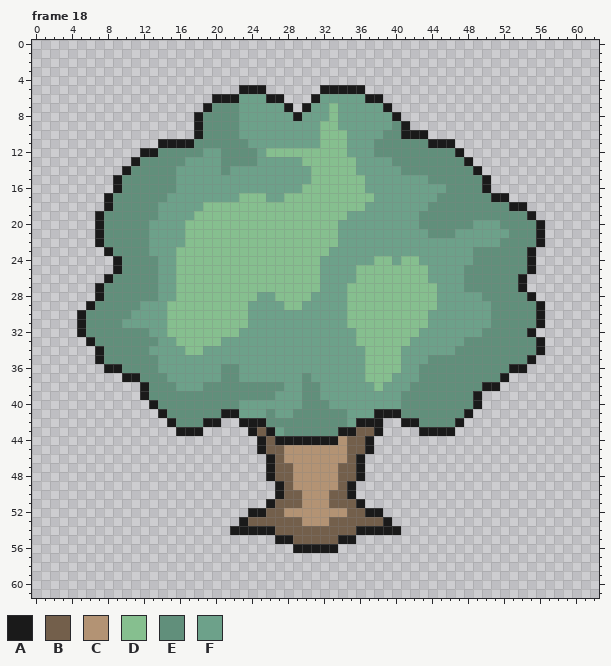
Pixel-art file: sprites/_edit/tree.aseprite. Above is the file before it was changed.
63x62 pixels, 18 frames. Shown: frame 18. The commit also changed other frames, which this record leaves out.
Visible layers, top first: "Layer 3", "Layer 1", "Layer 2".
Palette (. is transparent): A #1a1a1a  B #735f4b  C #b39374  D #86bf8f  E #618f7b  F #6da18a
Pixels before, frame 18 (only the part around the change), first column x 5:
47 .....................ABBCCCCCBBA..........................
48 .....................ABBCCCCCBBA..........................
49 ......................ABCCCCCBA...........................
50 ......................ABBCCCBBA...........................
51 .....................ABBBCCCBBBA..........................
52 ...................AABBCCCCCCCBBAA........................
53 ..................ABBBBBBCCCBBBBBBA.......................
54 .................AAAAABBBBBBBBBAAAAA......................
55 ......................AABBBBBAA...........................
56 ........................AAAAA.............................
57 ..........................................................
58 ..........................................................
59 ..........................................................
60 ..........................................................
61 ..........................................................
After the commit:
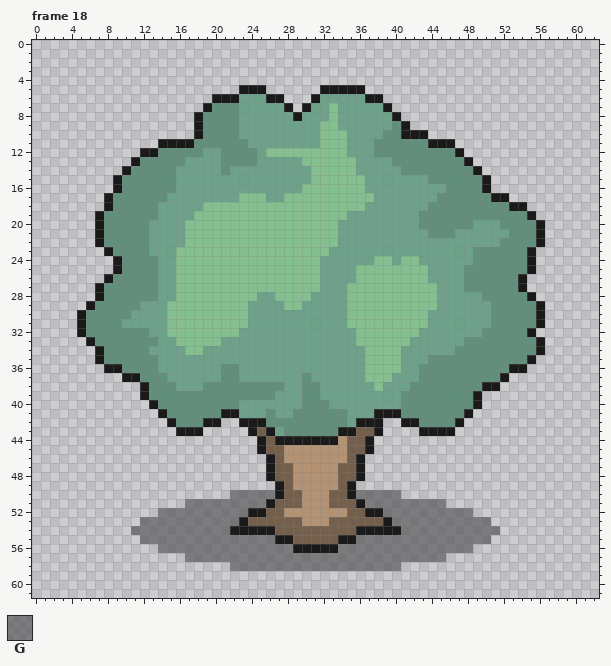
Colours new in this view: G #44444696
From old to new:
layer "Layer 4" now shown
Frame 18, layer "Layer 4":
y 50: x 22..26 ..... -> GGGGG; x 36..40 ..... -> GGGGG
y 51: x 17..25 ......... -> GGGGGGGGG; x 37..45 ......... -> GGGGGGGGG
y 52: x 14..23 .......... -> GGGGGGGGGG; x 39..48 .......... -> GGGGGGGGGG
y 53: x 12..22 ........... -> GGGGGGGGGGG; x 40..50 ........... -> GGGGGGGGGGG
y 54: x 11..21 ........... -> GGGGGGGGGGG; x 41..51 ........... -> GGGGGGGGGGG
y 55: x 12..26 ............... -> GGGGGGGGGGGGGGG; x 36..50 ............... -> GGGGGGGGGGGGGGG
y 56: x 14..28 ............... -> GGGGGGGGGGGGGGG; x 34..48 ............... -> GGGGGGGGGGGGGGG
y 57: x 17..45 ............................. -> GGGGGGGGGGGGGGGGGGGGGGGGGGGGG
y 58: x 22..40 ................... -> GGGGGGGGGGGGGGGGGGG
Pixel boxes of the changes (left, top, right, bottom) in both pictures:
added: (131, 490, 500, 571)
